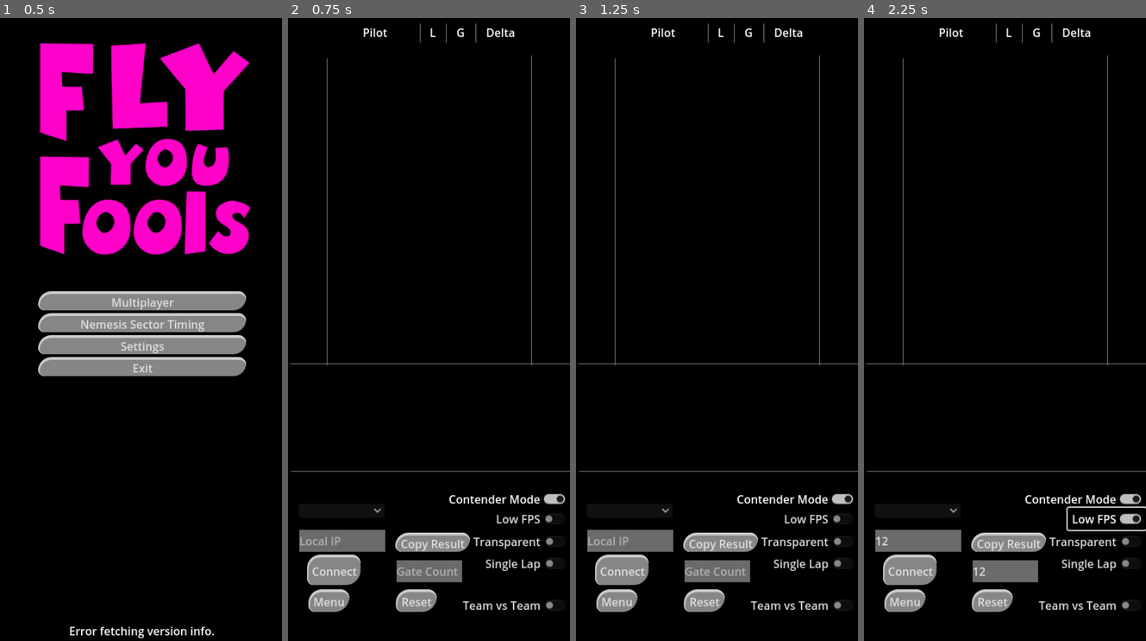
Above: before the commit, frames 1-4 (left to right).
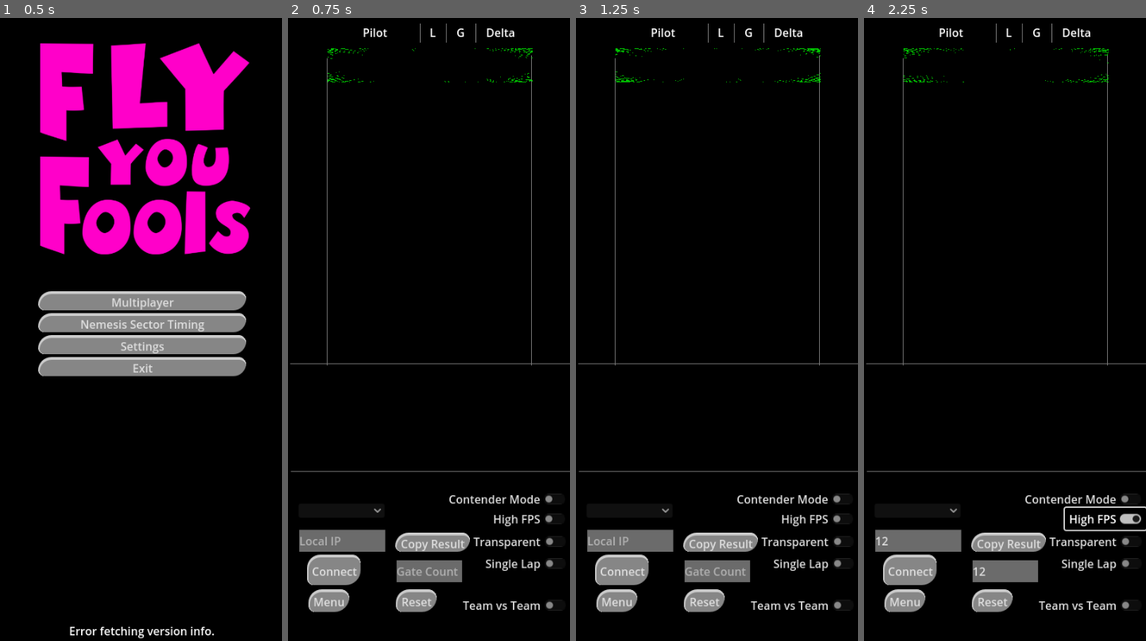
Above: after the commit, the same moments.

Repository: gManbio/VD-WS-Overlay
Game: Godot game, scene res://Menu.tscn
Two runs of this game, one before a commit and one after it. Both use one fixed random seed, a clock stepped at 60 frames per second and the inputs below.
Inputs (mouse positions are in pixels of both pictures, inside the frame that each line leads up to):
- Up to frame 1 (0.5 s): no input
- Up to frame 2 (0.75 s): click "Multiplayer" at 0.5 s
- Up to frame 3 (1.25 s): no input
- Up to frame 4 (2.25 s): click (917, 541) at 1.27 s; type "12" at 1.35 s; click (1005, 572) at 1.5 s; type "12" at 1.58 s; click "Low FPS" (after the commit: "High FPS") at 2 s

Frame 1 is identical in both runs. In frame 2, 0.5% of the frame differs, in the area x 13-99%, y 4-82%; in frame 3, 0.5%; in frame 4, 0.6%, in the area x 13-99%, y 4-83%.

Commit message:
team racing and Low FPS default

Diff:
--- a/NewMain.tscn
+++ b/NewMain.tscn
@@ -265,6 +265,7 @@
 offset_top = 806.0
 offset_right = 401.0
 offset_bottom = 837.0
+button_pressed = true
 text = "Point Mode"
 
 [node name="ip_dropdown" type="OptionButton" parent="Control/Options"]
@@ -276,11 +277,11 @@
 
 [node name="FPS_Mode" type="CheckButton" parent="Control/Options"]
 layout_mode = 0
-offset_left = 289.0
+offset_left = 285.0
 offset_top = 712.0
 offset_right = 400.0
 offset_bottom = 743.0
-text = "Low FPS"
+text = "High FPS"
 
 [node name="Contendermode" type="CheckButton" parent="Control/Options"]
 layout_mode = 0
@@ -288,7 +289,6 @@
 offset_top = 684.0
 offset_right = 400.0
 offset_bottom = 715.0
-button_pressed = true
 text = "Contender Mode"
 
 [node name="FieldGap" type="Label" parent="Control/Options"]
@@ -309,6 +309,7 @@
 wait_time = 0.25
 
 [node name="ContenderHighlighter" parent="." instance=ExtResource("3_4pisg")]
+visible = true
 offset = Vector2(55.63, 63.14)
 scale = Vector2(0.97, 0.48)
 transform = Transform2D(0.97, 2.08165e-12, 2.08165e-12, 0.48, 55.63, 63.14)
--- a/ws_new_main.gd
+++ b/ws_new_main.gd
@@ -22,8 +22,8 @@
 var new_score = true
 var team_order = []
 var score_dict = {}
-var point_mode = false
-var contender_mode = true
+var point_mode = true
+var contender_mode = false
 var gap_delta = 0
 
 var timing_row = preload("res://TimingRow.tscn")
@@ -34,7 +34,7 @@
 var gate_count = 30
 var race_laps = 3
 
-var FPS = 60
+var FPS = 10
 
 
 func _ready():
@@ -288,7 +288,9 @@
 		score_board[key] = 0
 		if point_mode:
 			for point in scores[key]:
-				team_total += 7 - point
+				var score_result = 7 - point
+				if score_result > 0:
+					team_total += score_result
 			score_board[key] = team_total
 		else:
 			for point in scores[key]:
@@ -436,10 +438,10 @@
 
 func _on_fps_mode_toggled(toggled_on):
 	if toggled_on:
+		FPS = 60
+		Engine.max_fps = FPS
+	else:
 		FPS = 10
-		Engine.max_fps = FPS
-	else:
-		FPS = 60
 		Engine.max_fps = FPS
 
 
